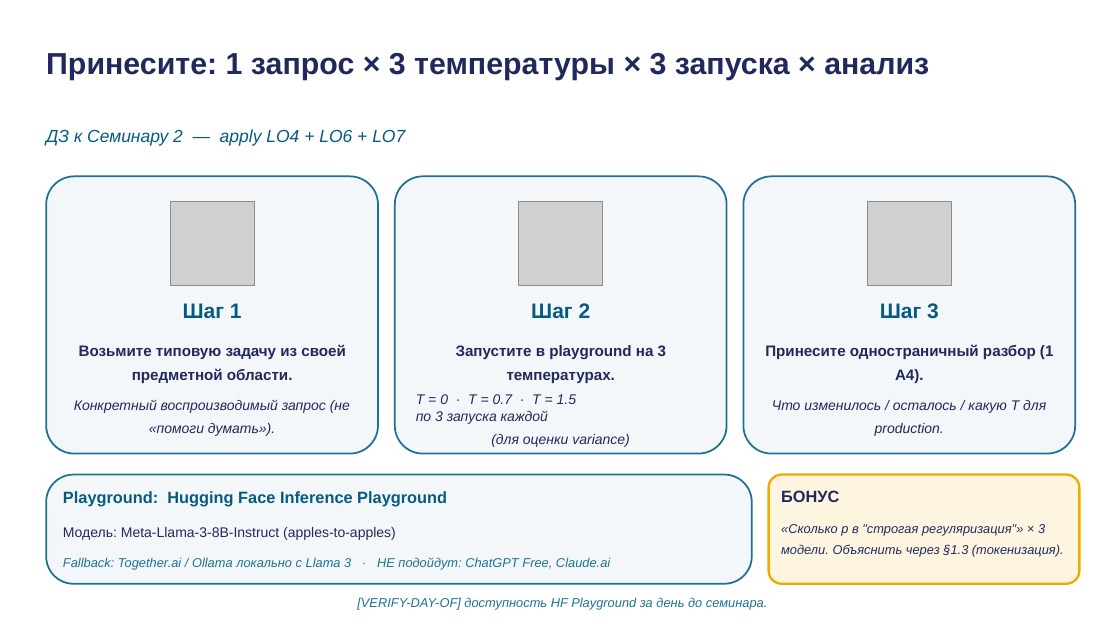
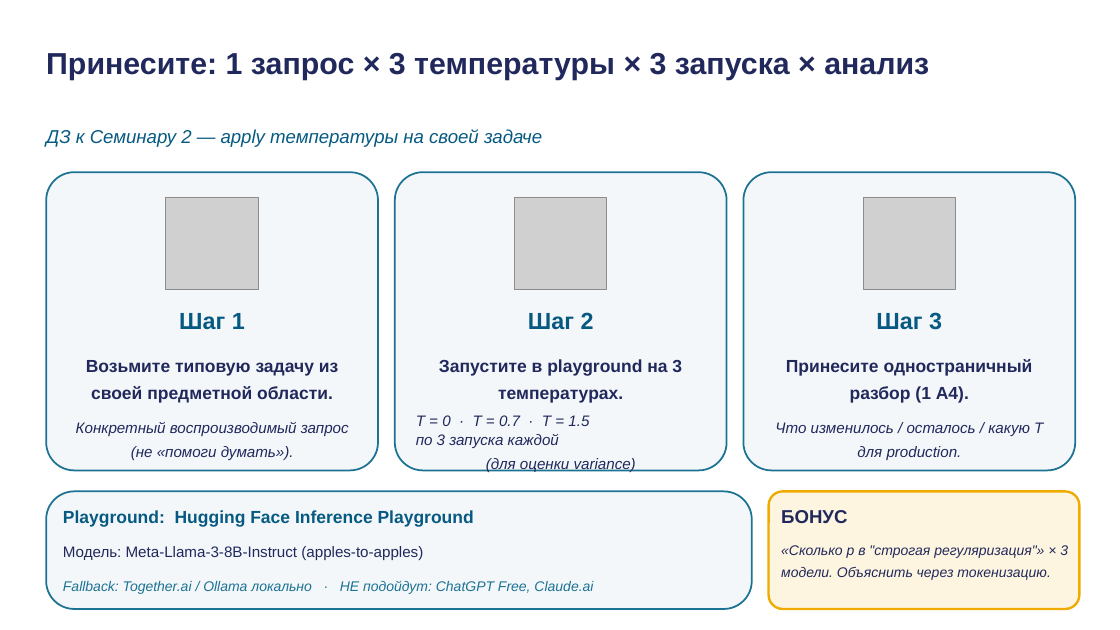
Before and after one commit to tellina-study/AI-usage-lessons, a slide deck: slide 27 of library/lectures/lec-02/rendered/lec-02.pptx. Drawn at 1120x630 pixels with LibreOffice and Linux fonts; fonts in the diff are those of the drawing; grey boxes stand for pictures. Boxes give left, top, right and bottom in pixels: in the first picture for what was removed or moved away, otherwise in the second. Text is boxed around its words. In the diff, an @@ line names an element or a change of style, - is before the commit and + after.

```diff
--- a/library/lectures/lec-02/rendered/lec-02.pptx
+++ b/library/lectures/lec-02/rendered/lec-02.pptx
@@ text at (46,129,542,147): text changed; size 15 to 16 pt @@
-ДЗ к Семинару 2 — apply LO4 + LO6 + LO7
+ДЗ к Семинару 2 — apply температуры на своей задаче
@@ rounded rectangle: place and size @@
-rounded rectangle at (46,176,378,454)
+rounded rectangle at (46,172,378,471)
@@ rounded rectangle: place and size @@
-rounded rectangle at (395,176,727,454)
+rounded rectangle at (395,172,727,471)
@@ rounded rectangle: place and size @@
-rounded rectangle at (744,176,1075,454)
+rounded rectangle at (744,172,1075,471)
@@ picture: place and size @@
-picture at (170,202,254,286)
+picture at (166,197,259,290)
@@ picture: place and size @@
-picture at (518,202,602,286)
+picture at (514,197,607,290)
@@ picture: place and size @@
-picture at (867,202,951,286)
+picture at (864,197,956,290)
@@ text "Шаг 1": place and size @@
-text "Шаг 1" at (183,303,242,319)
+text "Шаг 1" at (179,313,245,329)
@@ text "Шаг 2": place and size @@
-text "Шаг 2" at (531,303,591,318)
+text "Шаг 2" at (528,312,594,330)
@@ size 18 to 20 pt in 3 elements at (179,313,245,329), (528,312,594,330), (876,312,942,330) @@
@@ text "Шаг 3": place and size @@
-text "Шаг 3" at (880,303,939,319)
+text "Шаг 3" at (876,312,942,330)
@@ text "Возьмите типовую задачу из своей ...": place and size @@
-text "Возьмите типовую задачу из своей ..." at (79,344,346,383)
+text "Возьмите типовую задачу из своей ..." at (86,360,338,403)
@@ text "Запустите в playground на 3 ...": place and size @@
-text "Запустите в playground на 3 ..." at (456,345,666,383)
+text "Запустите в playground на 3 ..." at (439,359,682,403)
@@ size 13 to 15 pt in 3 elements at (86,360,338,403), (439,359,682,403), (786,359,1033,403) @@
@@ text "Принесите одностраничный разбор (1 A4).": place and size @@
-text "Принесите одностраничный разбор (1 A4)." at (765,344,1053,383)
+text "Принесите одностраничный разбор (1 A4)." at (786,359,1033,403)
@@ text "Конкретный воспроизводимый запрос (не «помоги ...": place and size @@
-text "Конкретный воспроизводимый запрос (не «помоги ..." at (74,400,350,436)
+text "Конкретный воспроизводимый запрос (не «помоги ..." at (76,422,349,460)
@@ text "T = 0 · T ...": place and size @@
-text "T = 0 · T ..." at (416,394,629,447)
+text "T = 0 · T ..." at (416,415,636,472)
@@ size 12 to 13 pt in 4 elements at (63,546,423,560), (76,422,349,460), (416,415,636,472), (775,422,1043,460) @@
@@ text "Что изменилось / осталось / ...": place and size @@
-text "Что изменилось / осталось / ..." at (772,400,1046,436)
+text "Что изменилось / осталось / ..." at (775,422,1043,460)
@@ proportions changed in 4 elements at (46,172,378,471), (395,172,727,471), (744,172,1075,471), (46,492,752,609) @@
@@ rounded rectangle: place and size @@
-rounded rectangle at (46,475,752,584)
+rounded rectangle at (46,492,752,609)
@@ text "Playground: Hugging Face Inference Playground" at (63,510,474,527): size 14 to 15 pt @@
@@ rounded rectangle: place and size @@
-rounded rectangle at (769,475,1080,584)
+rounded rectangle at (769,492,1080,609)
@@ text "БОНУС" at (781,510,847,523): size 14 to 16 pt @@
@@ 3 texts: place and size @@
-3 texts at (63,490,839,540)
+3 texts at (63,510,847,560)
@@ text at (781,545,1068,580): text changed; size 11 to 12 pt @@
-«Сколько р в "строгая регуляризация"» × 3 модели. Объяснить через §1.3 (токенизация).
+«Сколько р в "строгая регуляризация"» × 3 модели. Объяснить через токенизацию.
@@ text at (63,581,593,594): text changed; size 11 to 12 pt @@
-Fallback: Together.ai / Ollama локально с Llama 3 · НЕ подойдут: ChatGPT Free, Claude.ai
+Fallback: Together.ai / Ollama локально · НЕ подойдут: ChatGPT Free, Claude.ai
@@ text removed at (357,597,767,610) @@
-[VERIFY-DAY-OF] доступность HF Playground за день до семинара.
```
Also in this commit, not shown: 16 other slides changed, 9 other files.
